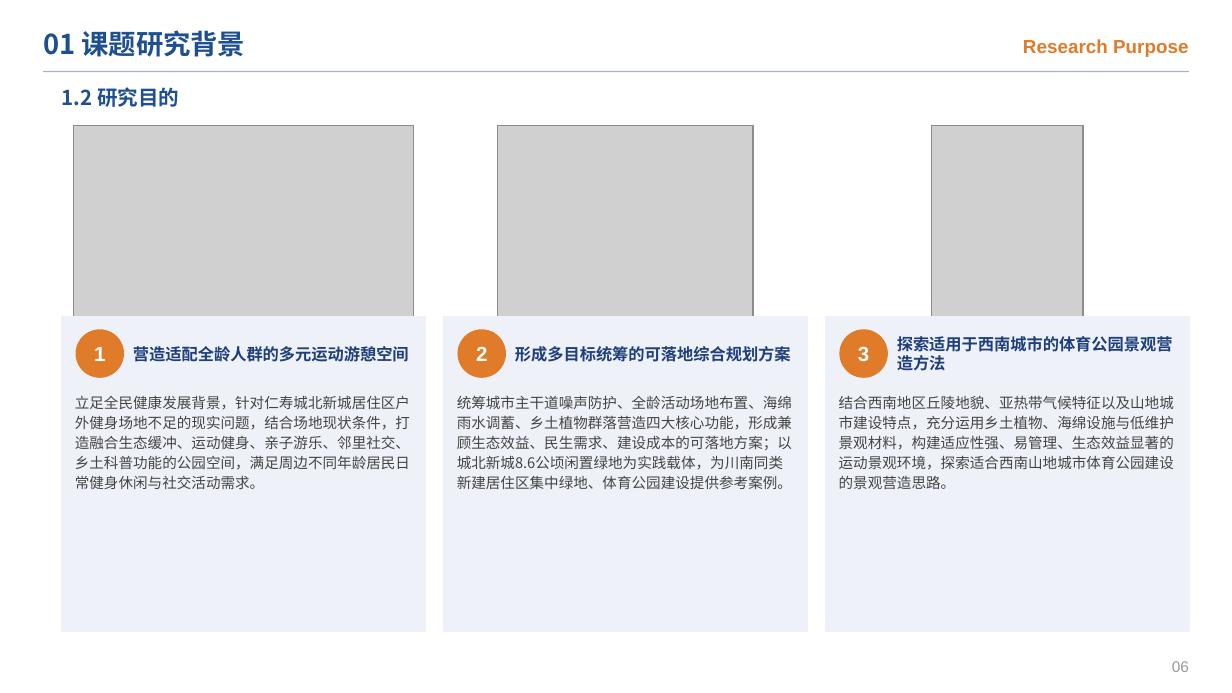
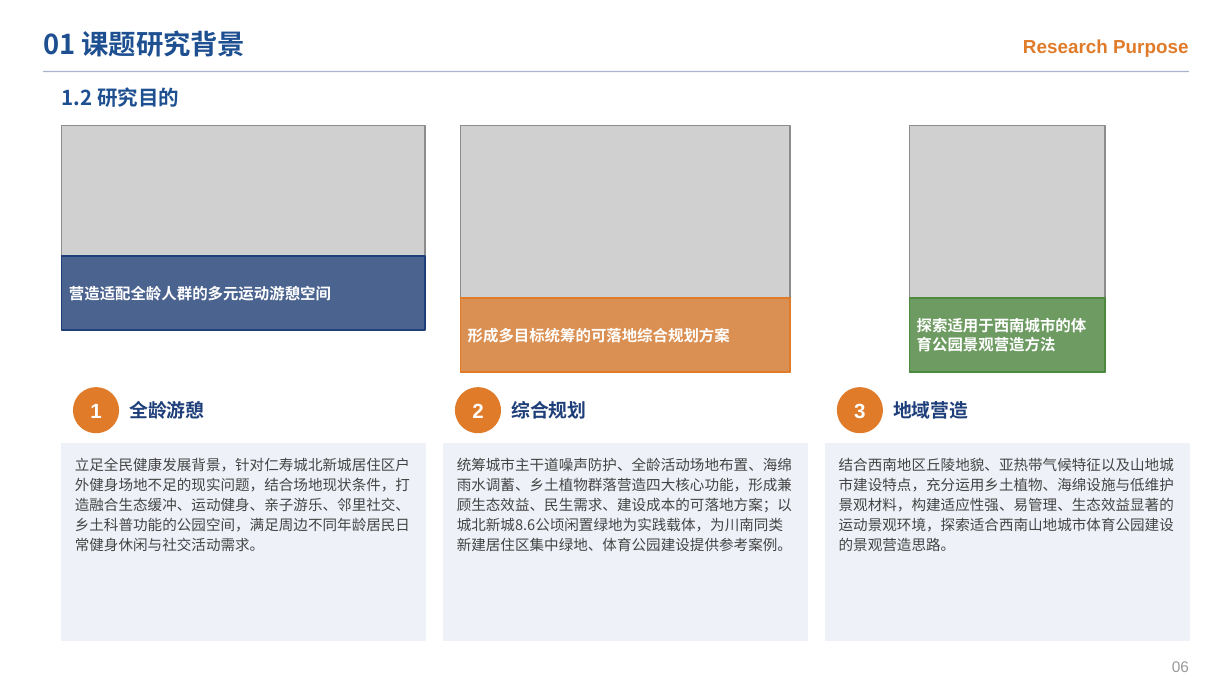
Before and after one commit to chun96309-cloud/lxfs, a slide deck: slide 8 of 跃动栖园_开题答辩PPT.pptx. Drawn at 1232x693 pixels with LibreOffice and Linux fonts; fonts in the diff are those of the drawing; grey boxes stand for pictures. Boxes give left, top, right and bottom in pixels: in the first picture for what was removed or moved away, otherwise in the second. Text is boxed around its words. In the diff, an @@ line names an element or a change of style, - is before the commit and + after.

```diff
--- a/跃动栖园_开题答辩PPT.pptx
+++ b/跃动栖园_开题答辩PPT.pptx
@@ picture: place and size @@
-picture at bbox=[74, 126, 414, 317]
+picture at bbox=[62, 126, 425, 330]
@@ picture: place and size @@
-picture at bbox=[498, 126, 753, 317]
+picture at bbox=[461, 126, 791, 372]
@@ picture: place and size @@
-picture at bbox=[931, 126, 1083, 317]
+picture at bbox=[909, 126, 1105, 372]
@@ rectangle added at bbox=[62, 256, 425, 330], fill #1F3F7A at 75% opacity, outline #1F3F7A 1 pt @@
@@ size 9.5 to 9 pt, text colour #1F3F7A to #FFFFFF in 3 elements at bbox=[468, 328, 730, 343], bbox=[917, 318, 1087, 352], bbox=[69, 286, 331, 301] @@
@@ text "营造适配全龄人群的多元运动游憩空间": place and size @@
-text "营造适配全龄人群的多元运动游憩空间" at bbox=[133, 346, 409, 362]
+text "营造适配全龄人群的多元运动游憩空间" at bbox=[69, 286, 331, 301]
@@ rectangle added at bbox=[461, 298, 791, 372], fill #E07B2A at 75% opacity, outline #E07B2A 1 pt @@
@@ text "形成多目标统筹的可落地综合规划方案": place and size @@
-text "形成多目标统筹的可落地综合规划方案" at bbox=[515, 346, 791, 362]
+text "形成多目标统筹的可落地综合规划方案" at bbox=[468, 328, 730, 343]
@@ rectangle added at bbox=[909, 298, 1105, 372], fill #4E8A3E at 75% opacity, outline #4E8A3E 1 pt @@
@@ text "探索适用于西南城市的体育公园景观营造方法": place and size @@
-text "探索适用于西南城市的体育公园景观营造方法" at bbox=[897, 336, 1173, 371]
+text "探索适用于西南城市的体育公园景观营造方法" at bbox=[917, 318, 1087, 352]
@@ 3 texts, 3 ellipses: place and size @@
-3 texts, 3 ellipses at bbox=[76, 330, 887, 377]
+3 texts, 3 ellipses at bbox=[74, 388, 882, 432]
@@ text added at bbox=[129, 401, 204, 419], 11 pt, text #1F3F7A, bold @@
+全龄游憩
@@ text added at bbox=[511, 401, 586, 419], 11 pt, text #1F3F7A, bold @@
+综合规划
@@ text added at bbox=[893, 401, 968, 419], 11 pt, text #1F3F7A, bold @@
+地域营造
@@ rectangle: place and size @@
-rectangle at bbox=[62, 317, 425, 631]
+rectangle at bbox=[62, 444, 425, 641]
@@ rectangle: place and size @@
-rectangle at bbox=[444, 317, 807, 631]
+rectangle at bbox=[444, 444, 807, 641]
@@ rectangle: place and size @@
-rectangle at bbox=[825, 317, 1189, 631]
+rectangle at bbox=[825, 444, 1189, 641]
@@ text "立足全民健康发展背景，针对仁寿城北新城居住区户外健身场地不足的现实问题，结合场地现状条件，打造融合生态缓冲、运动健身、亲 ...": place and size @@
-text "立足全民健康发展背景，针对仁寿城北新城居住区户外健身场地不足的现实问题，结合场地现状条件，打造融合生态缓冲、运动健身、亲 ..." at bbox=[75, 395, 410, 489]
+text "立足全民健康发展背景，针对仁寿城北新城居住区户外健身场地不足的现实问题，结合场地现状条件，打造融合生态缓冲、运动健身、亲 ..." at bbox=[75, 457, 410, 551]
@@ text "统筹城市主干道噪声防护、全龄活动场地布置、海绵雨水调蓄、乡土植物群落营造四大核心功能，形成兼顾生态效益、民生需求、建设成 ...": place and size @@
-text "统筹城市主干道噪声防护、全龄活动场地布置、海绵雨水调蓄、乡土植物群落营造四大核心功能，形成兼顾生态效益、民生需求、建设成 ..." at bbox=[457, 395, 792, 489]
+text "统筹城市主干道噪声防护、全龄活动场地布置、海绵雨水调蓄、乡土植物群落营造四大核心功能，形成兼顾生态效益、民生需求、建设成 ..." at bbox=[457, 457, 792, 551]
@@ text "结合西南地区丘陵地貌、亚热带气候特征以及山地城市建设特点，充分运用乡土植物、海绵设施与低维护景观材料，构建适应性强、易管 ...": place and size @@
-text "结合西南地区丘陵地貌、亚热带气候特征以及山地城市建设特点，充分运用乡土植物、海绵设施与低维护景观材料，构建适应性强、易管 ..." at bbox=[839, 395, 1174, 489]
+text "结合西南地区丘陵地貌、亚热带气候特征以及山地城市建设特点，充分运用乡土植物、海绵设施与低维护景观材料，构建适应性强、易管 ..." at bbox=[839, 457, 1174, 551]
```
Also in this commit, not shown: 10 other slides changed, 1 other file.
